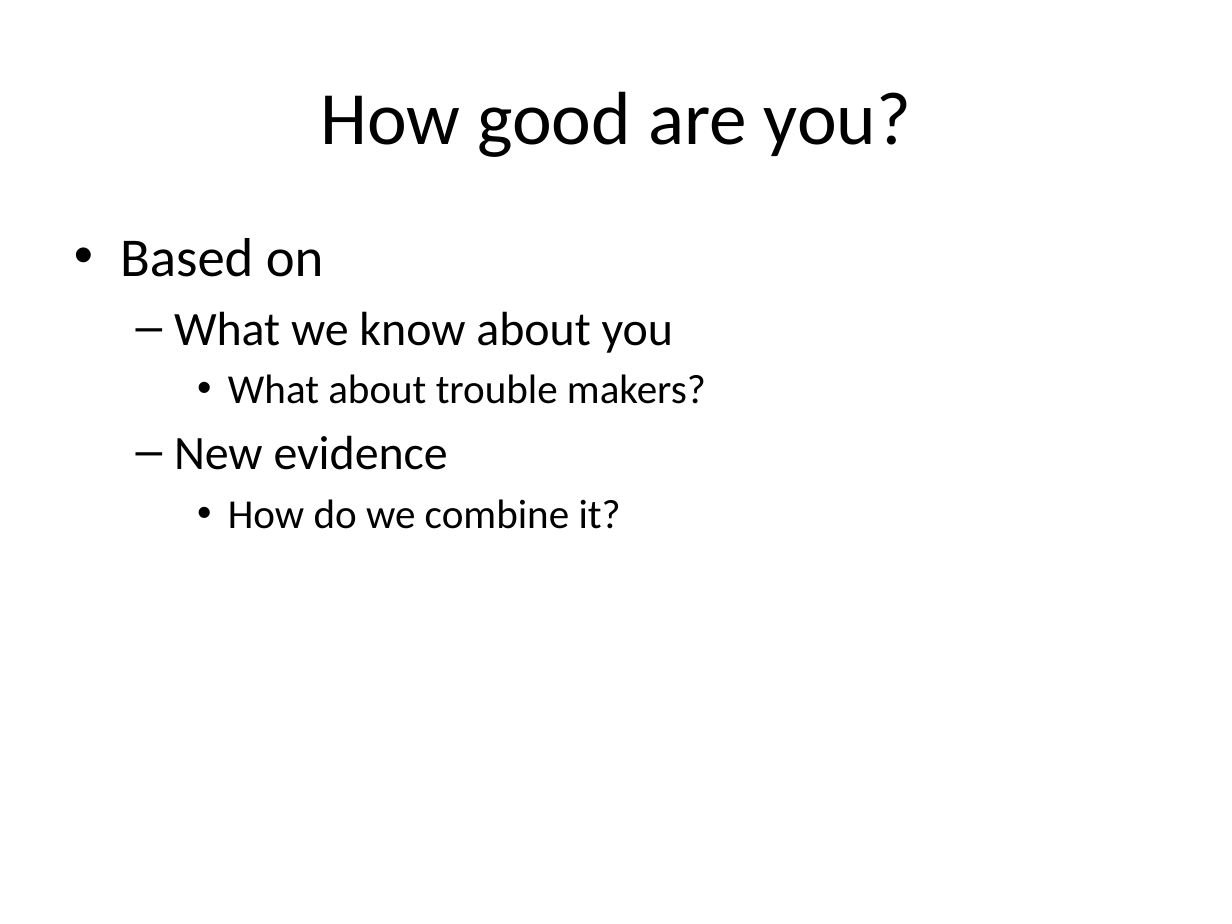
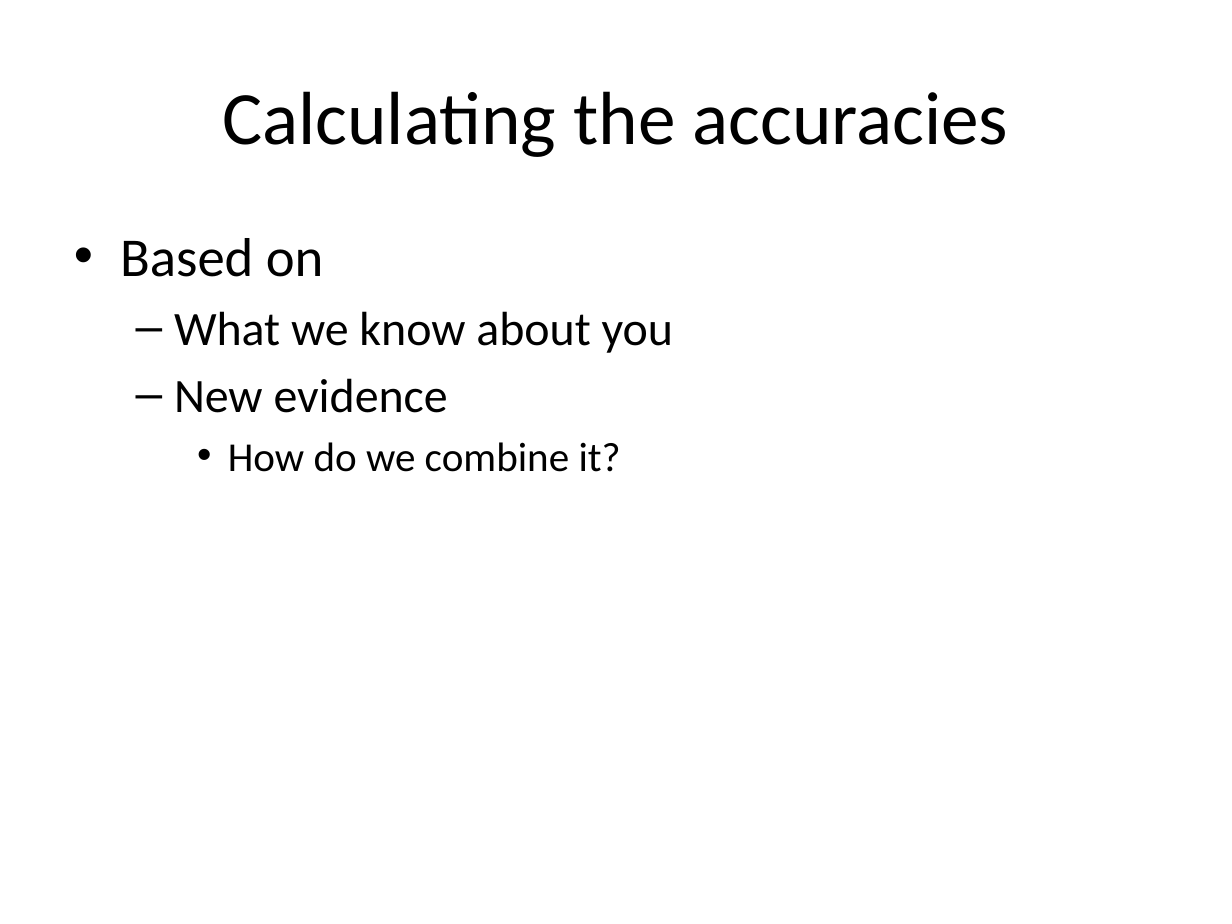
Before and after one commit to giovannic/crowdtrust, a slide deck: slide 10 of presentation/giosCrowdTrust .pptx. Drawn at 1232x924 pixels with LibreOffice and Linux fonts; fonts in the diff are those of the drawing; background and template pictures are left out. Boxes give left, top, right and bottom in pixels: in the first picture for what was removed or moved away, otherwise in the second. Text is boxed around its words. In the diff, an @@ line names an element or a change of style, - is before the commit and + after.

```diff
--- a/presentation/giosCrowdTrust .pptx
+++ b/presentation/giosCrowdTrust .pptx
@@ title at [222, 91, 1008, 157]: text changed @@
-How good are you?
+Calculating the accuracies
@@ text at [228, 374, 706, 404]: paragraph removed @@
-    • What about trouble makers?
```
Also in this commit, not shown: 1 other slide changed, 5 slides added, 1 slide removed, 22 other files.
